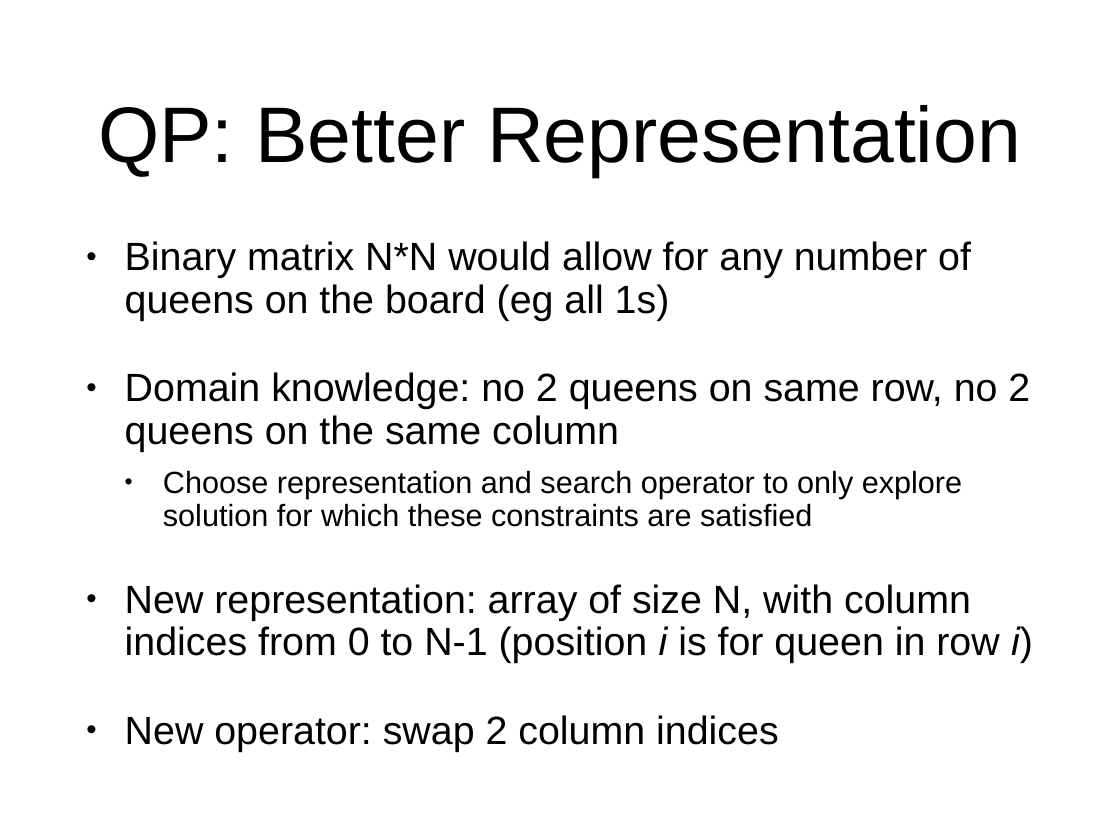
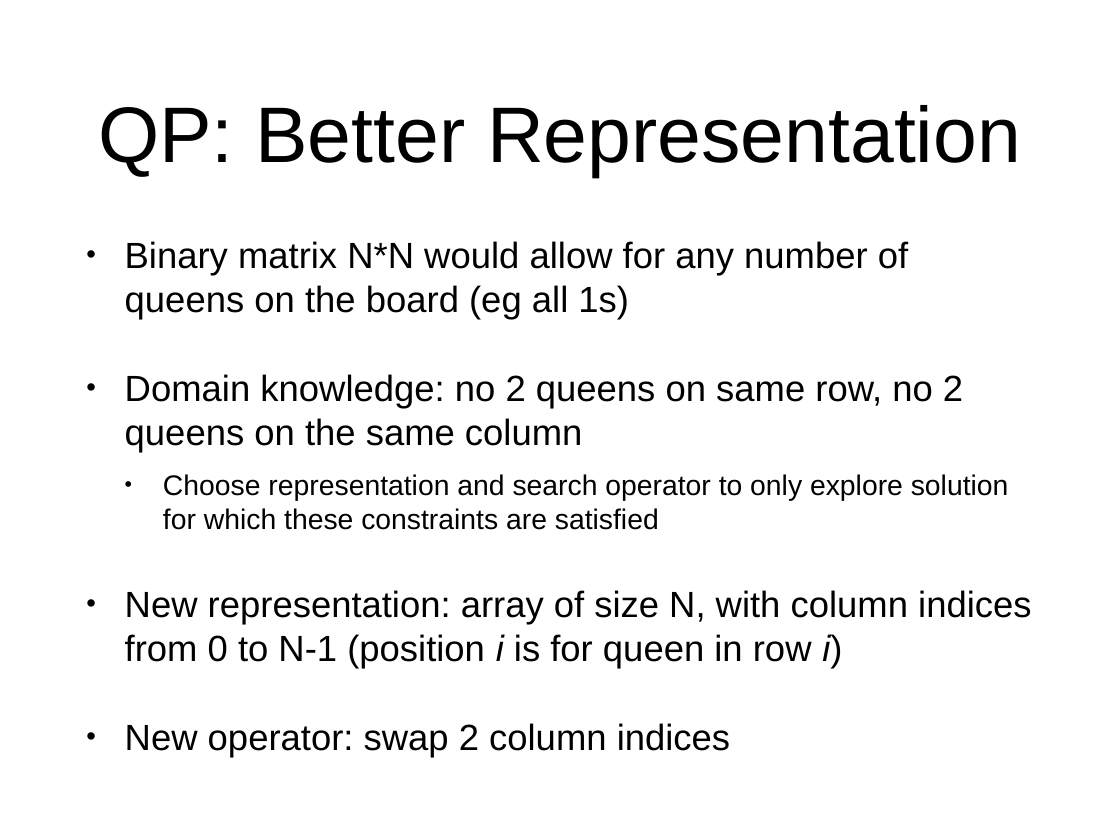
Before and after one commit to arcuri82/algorithms, a slide deck: slide 34 of docs/slides/10/10_optimization.pptx (slide 31 before the commit). Drawn at 1120x840 pixels with LibreOffice and Linux fonts; fonts in the diff are those of the drawing. Boxes give left, top, right and bottom in pixels: in the first picture for what was removed or moved away, otherwise in the second. Text is boxed around its words. In the diff, an @@ line names an element or a change of style, - is before the commit and + after.

```diff
--- a/docs/slides/10/10_optimization.pptx
+++ b/docs/slides/10/10_optimization.pptx
@@ text "Binary matrix N*N would allow ..." at [125,241,1031,758]: size 36 to 33.3 pt in "Binary matrix N*N would allow for any ...", "Domain knowledge: no 2 queens on same ...", "New representation: array of size N, with ...", "New operator: swap 2 column indices"; size 28 to 25.9 pt in "Choose representation and search operator to only ..."; line spacing 0.9 to 1 @@
```
Also in this commit, not shown: 3 other slides changed, 3 slides added, 2 other files.
